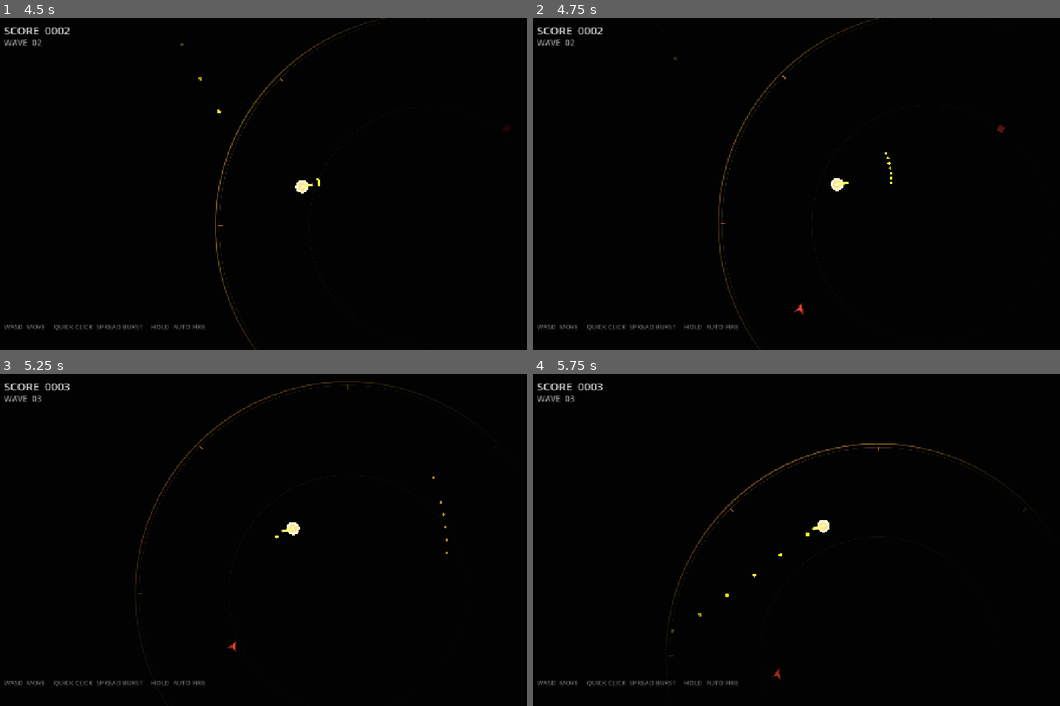
Above: before the commit, frames 1-4 (two rows, left to right).
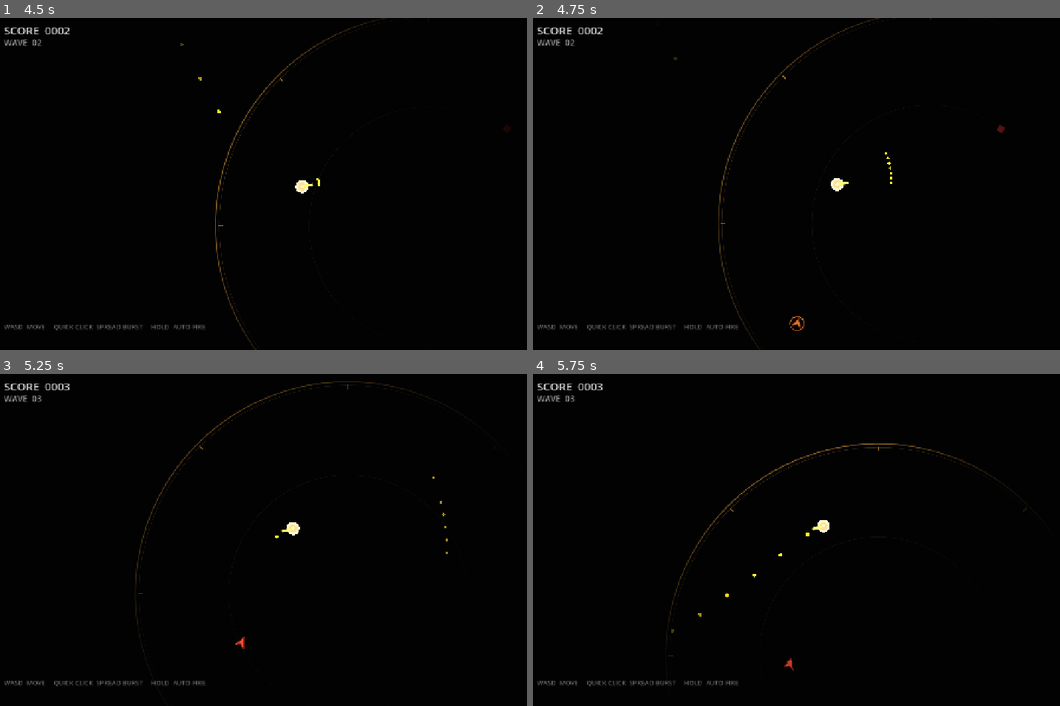
Above: after the commit, the same moments.

Repository: macdude95/voidarena
Game: Godot game, scene res://scenes/main.tscn
Two runs of this game, one before a commit and one after it. Both use one fixed random seed, a clock stepped at 60 frames per second and the inputs below.
Inputs (mouse positions are in pixels of both pictures, inside the frame that each line leads up to):
- Up to frame 1 (4.5 s): tap Enter at 0.5 s; move the mouse to (263, 250) at 0.52 s; press the mouse at (263, 250) at 0.53 s; hold W (move_up) 0.53-2.03 s; move the mouse to (469, 233) at 1.27 s; release the mouse at (469, 233) at 1.28 s; click (469, 233) at 1.35 s; move the mouse to (110, 134) at 2.02 s; press the mouse at (110, 134) at 2.03 s; hold A (move_left) 2.03-3.53 s; move the mouse to (321, 184) at 2.77 s; release the mouse at (321, 184) at 2.78 s; click (321, 184) at 2.85 s; move the mouse to (200, 101) at 3.52 s; press the mouse at (200, 101) at 3.53 s; hold S (move_down) 3.53-4.28 s; move the mouse to (421, 167) at 4.27 s; release the mouse at (421, 167) at 4.28 s; hold D (move_right) from 4.28 s (still down); click (421, 167) at 4.35 s
- Up to frame 2 (4.75 s): keep holding D (move_right)
- Up to frame 3 (5.25 s): move the mouse to (173, 556) at 5.02 s; release D (move_right) at 5.03 s; press the mouse at (173, 556) at 5.03 s; hold W (move_up) from 5.03 s (still down)
- Up to frame 4 (5.75 s): keep holding W (move_up)

Frame 1 is identical in both runs. In frame 2, less than 0.1% of the frame differs, in the area x 48-52%, y 85-95%; in frame 3, less than 0.1%; in frame 4, less than 0.1%.

Commit message:
Differentiate enemy behavior with telegraphs and orbiting

Diff:
--- a/scripts/enemy.gd
+++ b/scripts/enemy.gd
@@ -4,28 +4,71 @@
 var target: Node2D = null
 var enemy_type: int = 0
 var phase := 0.0
+var rusher_state := 0 # 0: stalking, 1: telegraphing, 2: charging
+var rusher_timer := 0.0
+var rusher_heading := Vector2.ZERO
+var orbit_direction := 1.0
+var orbit_radius := 0.0
 
 func _ready() -> void:
 	add_to_group("enemy")
 	body_entered.connect(_on_body_entered)
 	phase = randf() * TAU
+	orbit_direction = -1.0 if randf() < 0.5 else 1.0
+	orbit_radius = global_position.length()
 	queue_redraw()
 
 func _physics_process(delta: float) -> void:
-	if target and is_instance_valid(target):
-		var to_target := target.global_position - global_position
-		var direction := to_target.normalized()
-		if enemy_type == 1:
-			# Rusher: commits hard to a fast, direct line.
+	if not target or not is_instance_valid(target):
+		return
+
+	var to_target := target.global_position - global_position
+	var direction := to_target.normalized()
+
+	match enemy_type:
+		1:
+			_process_rusher(delta, direction)
+		2:
+			_process_wraith(delta, direction)
+		_:
+			# Crawler: simple, relentless pursuit. It is the baseline threat.
 			position += direction * speed * delta
-		elif enemy_type == 2:
-			# Wraith: strafes around its approach vector, making aim less predictable.
-			phase += delta * 3.0
-			var side := direction.orthogonal() * sin(phase) * 0.72
-			position += (direction + side).normalized() * speed * delta
-		else:
-			position += direction * speed * delta
-		rotation = direction.angle()
+
+	rotation = direction.angle()
+	queue_redraw()
+
+func _process_rusher(delta: float, direction: Vector2) -> void:
+	# Rushers alternate between stalking, a visible telegraph, and a committed dash.
+	rusher_timer -= delta
+	if rusher_state == 0:
+		position += direction * speed * 0.62 * delta
+		if rusher_timer <= 0.0:
+			rusher_state = 1
+			rusher_timer = 0.48
+			rusher_heading = direction
+	elif rusher_state == 1:
+		# Slow down while telegraphing; the pulsing body warns the player.
+		position += direction * speed * 0.12 * delta
+		if rusher_timer <= 0.0:
+			rusher_state = 2
+			rusher_timer = 0.34
+			if target and is_instance_valid(target):
+				rusher_heading = (target.global_position - global_position).normalized()
+	else:
+		position += rusher_heading * speed * 3.2 * delta
+		if rusher_timer <= 0.0:
+			rusher_state = 0
+			rusher_timer = randf_range(0.7, 1.5)
+
+func _process_wraith(delta: float, direction: Vector2) -> void:
+	# Wraiths orbit the player, switching sides periodically instead of homing.
+	phase += delta * 2.5
+	if fmod(phase, TAU) > 5.7 and fmod(phase, TAU) < 5.7 + delta * 2.5:
+		orbit_direction *= -1.0
+	var tangent := direction.orthogonal() * orbit_direction
+	var closing_force := direction * 0.42
+	var orbit_force := tangent * (0.95 + sin(phase * 0.7) * 0.2)
+	position += (closing_force + orbit_force).normalized() * speed * delta
 
 func die() -> void:
 	var gm = get_tree().current_scene
@@ -39,18 +82,18 @@
 
 func _draw() -> void:
 	if enemy_type == 1:
-		# Rusher: sharp crimson arrowhead.
-		var points := PackedVector2Array([Vector2(13, 0), Vector2(-7, -9), Vector2(-3, 0), Vector2(-7, 9)])
-		draw_colored_polygon(points, Color("ed564c"))
+		var telegraph_color := Color("ffb15c") if rusher_state == 1 else Color("ed564c")
+		var points := PackedVector2Array([Vector2(15, 0), Vector2(-8, -10), Vector2(-3, 0), Vector2(-8, 10)])
+		draw_colored_polygon(points, telegraph_color)
 		draw_polyline(points + PackedVector2Array([points[0]]), Color("7c231f"), 2.0)
+		if rusher_state == 1:
+			draw_arc(Vector2.ZERO, 17.0 + sin(rusher_timer * 20.0) * 2.0, 0.0, TAU, 24, Color(1.0, 0.65, 0.25, 0.8), 2.0)
 	elif enemy_type == 2:
-		# Wraith: pale diamond with a dark core.
 		var points := PackedVector2Array([Vector2(0, -13), Vector2(11, 0), Vector2(0, 13), Vector2(-11, 0)])
 		draw_colored_polygon(points, Color("b79aa8"))
 		draw_circle(Vector2.ZERO, 4.0, Color("342530"))
 		draw_polyline(points + PackedVector2Array([points[0]]), Color("694c5b"), 1.5)
 	else:
-		# Crawler: the baseline red diamond.
 		var points := PackedVector2Array([Vector2(0, -10), Vector2(10, 0), Vector2(0, 10), Vector2(-10, 0)])
 		draw_colored_polygon(points, Color("b93232"))
 		draw_polyline(points + PackedVector2Array([points[0]]), Color("5f1717"), 1.5)
Not shown, changed: README.md
